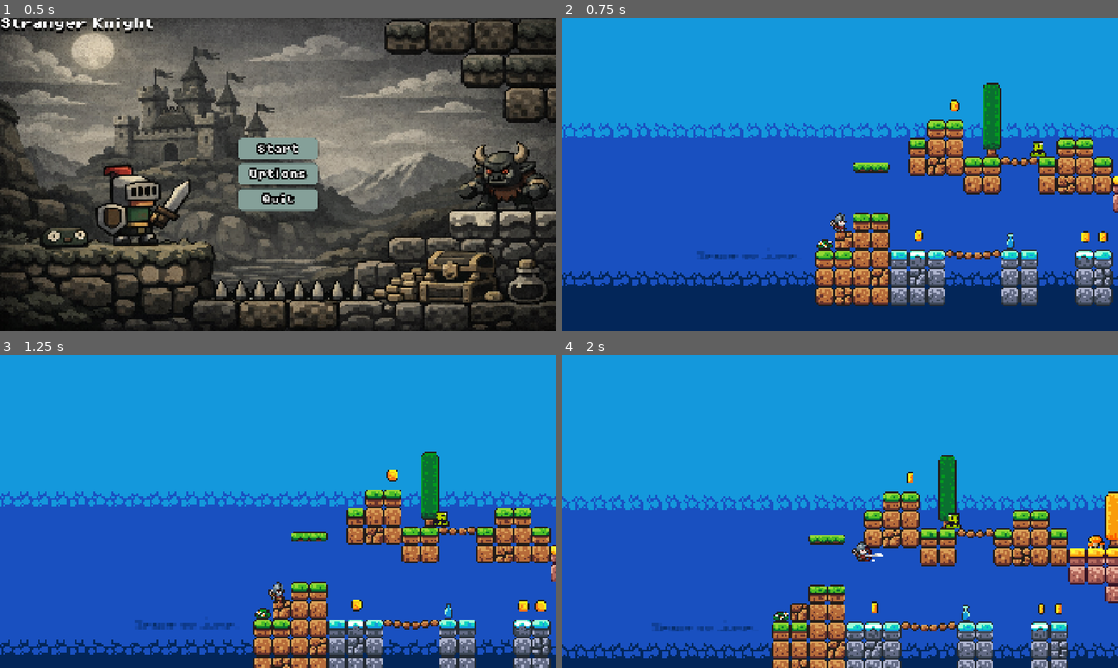
Above: before the commit, frames 1-4 (two rows, left to right).
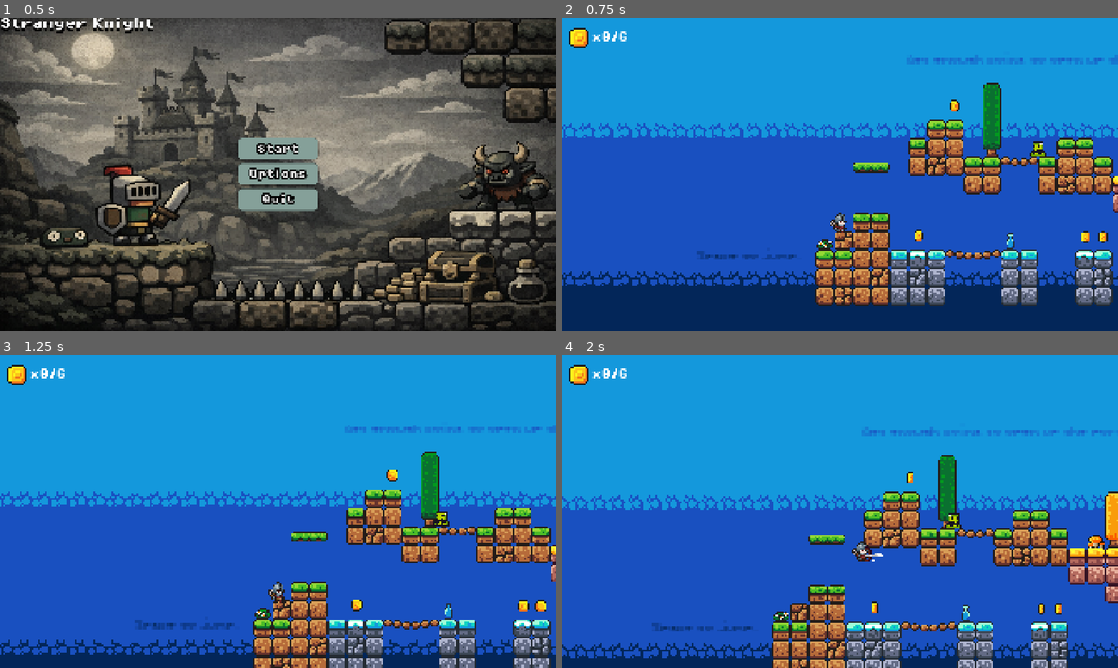
Above: after the commit, the same moments.

Repository: alex-tech-88/first-2d-game
Game: Godot game, scene res://scenes/main_menu.tscn
Same seed, same stepped clock (60 frames per second), same inputs: the game is played once before the commit and once after it.
Inputs (mouse positions are in pixels of both pictures, inside the frame that each line leads up to):
- Up to frame 1 (0.5 s): no input
- Up to frame 2 (0.75 s): click "Start" at 0.5 s
- Up to frame 3 (1.25 s): no input
- Up to frame 4 (2 s): move the mouse to (962, 495) at 1.27 s; press the mouse at (962, 495) at 1.28 s; hold Right (move_right) from 1.28 s (still down); tap Space (jump) at 1.52 s

Frame 1 is identical in both runs. In frame 2, 0.8% of the frame differs, in the area x 1-100%, y 3-15%; in frame 3, 0.8%; in frame 4, 0.9%, in the area x 1-100%, y 3-26%.

Commit message:
updated coins system
Now the portal opens ups when the archer has 6 coins

Diff:
--- a/scenes/hud.tscn
+++ b/scenes/hud.tscn
@@ -28,12 +28,12 @@
 anchors_preset = -1
 anchor_top = 0.425
 anchor_bottom = 0.425
-offset_left = 75.0
-offset_top = -34.4
-offset_right = 199.0
-offset_bottom = 0.5999985
+offset_left = 100.0
+offset_top = -33.4
+offset_right = 228.0
+offset_bottom = 1.5999985
 grow_vertical = 2
-text = "x0"
+text = "x0/6"
 label_settings = ExtResource("3_6fi6k")
 horizontal_alignment = 1
 vertical_alignment = 1
--- a/scenes/levels/level_1.tscn
+++ b/scenes/levels/level_1.tscn
@@ -350,6 +350,17 @@
 text = "Great job!"
 horizontal_alignment = 1
 
+[node name="Label5" type="Label" parent="Labels" unique_id=79924726]
+offset_left = 60.0
+offset_top = -87.0
+offset_right = 302.0
+offset_bottom = -69.0
+theme_override_colors/font_color = Color(0.0980392, 0.313726, 0.752941, 1)
+theme_override_fonts/font = ExtResource("7_8cblx")
+theme_override_font_sizes/font_size = 8
+text = "Get enough coins to open up the portal"
+horizontal_alignment = 1
+
 [node name="Slimes" type="Node2D" parent="." unique_id=612896497]
 
 [node name="Slime2" parent="Slimes" unique_id=551433174 instance=ExtResource("6_l0s6b")]
@@ -361,7 +372,6 @@
 [node name="UI" type="CanvasLayer" parent="." unique_id=327122627]
 
 [node name="HUD" parent="UI" unique_id=318768743 instance=ExtResource("1_vtaks")]
-visible = false
 offset_top = -1.0
 offset_bottom = -1.0
 
--- a/scenes/levels/level_2.tscn
+++ b/scenes/levels/level_2.tscn
@@ -8,7 +8,6 @@
 [ext_resource type="PackedScene" uid="uid://ok342l6xuvyq" path="res://scenes/platform_lvl_2.tscn" id="6_tv7cl"]
 [ext_resource type="PackedScene" uid="uid://d2w2i5h0lhc6l" path="res://scenes/slime.tscn" id="7_3p04p"]
 [ext_resource type="PackedScene" uid="uid://p8lscf1t23sd" path="res://scenes/hud.tscn" id="7_r88tb"]
-[ext_resource type="PackedScene" uid="uid://dsnltl7q0piac" path="res://scenes/orc.tscn" id="10_qsp8v"]
 
 [sub_resource type="TileSetAtlasSource" id="TileSetAtlasSource_k22d5"]
 texture = ExtResource("2_3p04p")
@@ -238,7 +237,7 @@
 layer_1/tile_data = PackedInt32Array(-720905, 196608, 1, -720907, 196608, 1, -720906, 131072, 0, -786444, 131072, 1, -6 …(1874 unchanged characters)…
 
 [node name="Player" parent="." unique_id=2073481811 instance=ExtResource("3_qsp8v")]
-position = Vector2(31, -230)
+position = Vector2(-151, -225)
 
 [node name="Camera2D" type="Camera2D" parent="Player" unique_id=1600274782]
 position = Vector2(3, 1)
@@ -315,8 +314,5 @@
 offset_right = -6.0
 offset_bottom = -2.0
 
-[node name="Orc" parent="." unique_id=1583057674 instance=ExtResource("10_qsp8v")]
-position = Vector2(-85, -243)
-
 [connection signal="timeout" from="Player/CoyoteTime" to="Player" method="_on_coyote_time_timeout"]
 [connection signal="timeout" from="Player/JumpBuffer" to="Player" method="_on_jump_buffer_timeout"]
--- a/scripts/game_manager.gd
+++ b/scripts/game_manager.gd
@@ -1,4 +1,7 @@
 extends Node
+
+# Coins required to unlock the portal on this level
+const COINS_TO_WIN: int = 6
 
 var score: int = 0
 
@@ -7,5 +10,9 @@
 
 func add_point() -> void:
 	score += 1
-	hud.update_coin_label(score) # updates coins in hud
+	hud.update_coin_label(score)
 	score_label.text = "You collected " + str(score) + " coins."
+
+# Returns true when the player has collected enough coins to proceed
+func has_enough_coins() -> bool:
+	return score >= COINS_TO_WIN
--- a/scripts/hud.gd
+++ b/scripts/hud.gd
@@ -4,4 +4,4 @@
 @export var coin_label : Label
 
 func update_coin_label(number : int):
-	coin_label.text = "x" + str(number)
+	coin_label.text = "x" + str(number) + "/6"
--- a/scripts/next_level.gd
+++ b/scripts/next_level.gd
@@ -1,36 +1,57 @@
 extends Area2D
 
-# Base path for level files (e.g. res://levels/level_1.tscn)
+# Base path for level files (e.g. res://scenes/levels/level_1.tscn)
 const FILE_BEGIN = "res://scenes/levels/level_"
 
 @onready var sprite: Sprite2D = $Sprite2D
+@onready var game_manager: Node = %GameManager  # Must be marked as unique name in the scene
 
 # Stores the original scale of the portal sprite
 var base_scale: Vector2 = Vector2.ZERO
 
 
 func _ready() -> void:
-	# Save the initial scale before any animation
+	# Save the initial scale before any animation modifies it
 	base_scale = sprite.scale
 
 
 func _process(_delta: float) -> void:
 	var t: float = Time.get_ticks_msec() / 1000.0
+	var locked: bool = not game_manager.has_enough_coins()
 
-	# Slightly different frequencies on X and Y for organic feel
-	var pulse_x: float = 1.0 + sin(t * 2.4) * 0.04
-	var pulse_y: float = 1.0 + sin(t * 2.4 + 0.5) * 0.06
+	# Reduce pulse intensity when locked
+	var pulse_strength_x: float = 0.01 if locked else 0.04
+	var pulse_strength_y: float = 0.015 if locked else 0.06
+
+	var pulse_x: float = 1.0 + sin(t * 2.4) * pulse_strength_x
+	var pulse_y: float = 1.0 + sin(t * 2.4 + 0.5) * pulse_strength_y
 	sprite.scale = Vector2(base_scale.x * pulse_x, base_scale.y * pulse_y)
 
-	# Subtle alpha flicker
-	var alpha: float = 0.92 + sin(t * 3.2) * 0.06
-	sprite.modulate.a = alpha
+	# Dim the portal when locked, restore full opacity when unlocked
+	sprite.modulate.a = _get_target_alpha()
+
+
+# Returns the target alpha based on whether the portal is unlocked
+func _get_target_alpha() -> float:
+	var t: float = Time.get_ticks_msec() / 1000.0
+	if game_manager.has_enough_coins():
+		# Subtle flicker when the portal is open
+		return 0.92 + sin(t * 3.2) * 0.06
+	else:
+		# Very dim and almost static when locked
+		return 0.25 + sin(t * 0.8) * 0.03
 
 
 func _on_body_entered(body: Node2D) -> void:
-	if body.is_in_group("Player"):
-		# Extract current level number from scene file path and increment it
-		var current_scene_file: String = get_tree().current_scene.scene_file_path
-		var next_level_number: int = current_scene_file.get_basename().get_file().to_int() + 1
-		var next_level_path: String = FILE_BEGIN + str(next_level_number) + ".tscn"
-		get_tree().call_deferred("change_scene_to_file", next_level_path)
+	if not body.is_in_group("Player"):
+		return
+	# Do not allow transition until the player has collected enough coins
+	if not game_manager.has_enough_coins():
+		return
+	# Extract the current level number from the scene file path and increment it
+	var current_scene_file: String = get_tree().current_scene.scene_file_path
+	var next_level_number: int = current_scene_file.get_basename().get_file().to_int() + 1
+	var next_level_path: String = FILE_BEGIN + str(next_level_number) + ".tscn"
+	# Defer the scene change — changing scenes inside a physics callback
+	# causes CollisionObject to be removed mid-step, which breaks the physics engine
+	get_tree().call_deferred("change_scene_to_file", next_level_path)
Not shown, changed: README.md
